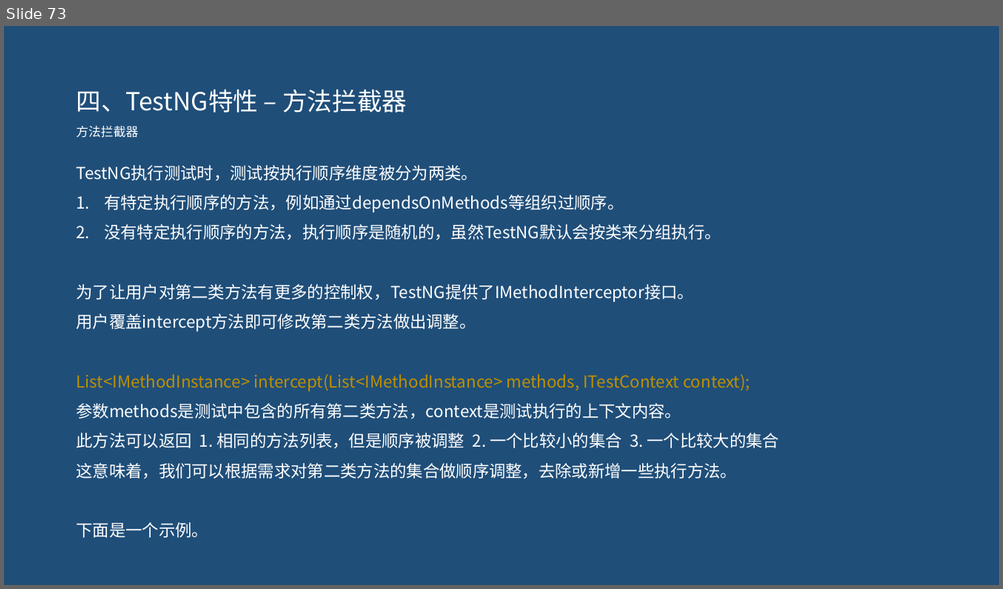
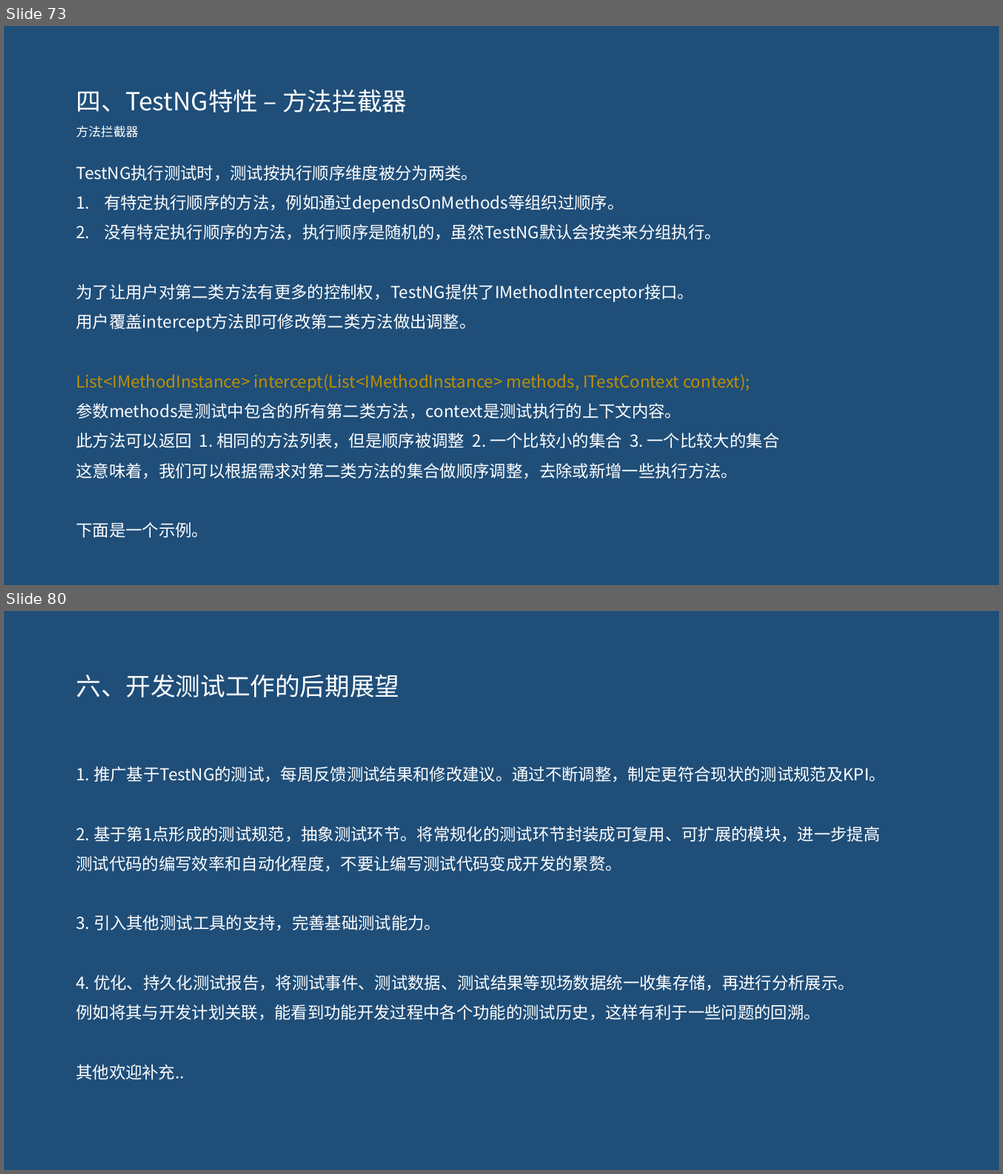
Before and after one commit to pertrichor/hello-testng, a slide deck: demo-server/doc/testNG介绍.pptx. Shown one above the other, each under a label of ours: slide 73 before the commit, slides 73 and 80 after it; the slides between them are not shown. The pictures are 1003x589 and 1003x1174 pixels, drawn with LibreOffice and Linux fonts; fonts in the diff are those of the drawing. Boxes give left, top, right and bottom in pixels: in the first picture for what was removed or moved away, otherwise in the second. Text is boxed around its words. In the diff, an @@ line names an element or a change of style, - is before the commit and + after.

```diff
--- a/demo-server/doc/testNG介绍.pptx
+++ b/demo-server/doc/testNG介绍.pptx
@@ slide 80 added at (x1=4, y1=611, x2=999, y2=1170), background #1F4E79 @@
@@ text added at (x1=76, y1=674, x2=399, y2=698), 24 pt, text #FFFFFF @@
+六、开发测试工作的后期展望
@@ text added at (x1=76, y1=766, x2=885, y2=1080), 16 pt, text #FFFFFF @@
+1. 推广基于TestNG的测试，每周反馈测试结果和修改建议。通过不断调整，制定更符合现状的测试规范及KPI。
+2. 基于第1点形成的测试规范，抽象测试环节。将常规化的测试环节封装成可复用、可扩展的模块，进一步提高
+测试代码的编写效率和自动化程度，不要让编写测试代码变成开发的累赘。
+3. 引入其他测试工具的支持，完善基础测试能力。
+4. 优化、持久化测试报告，将测试事件、测试数据、测试结果等现场数据统一收集存储，再进行分析展示。
+例如将其与开发计划关联，能看到功能开发过程中各个功能的测试历史，这样有利于一些问题的回溯。
+其他欢迎补充..
```
Also in this commit, not shown: 2 slides changed, 6 other slides added, 2 other files.
